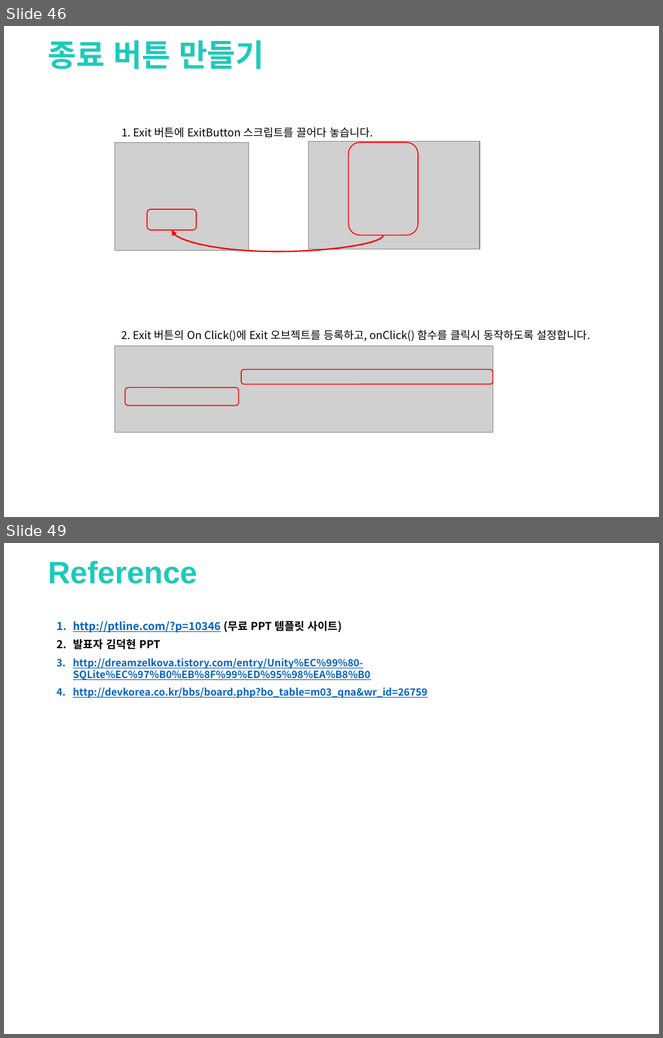
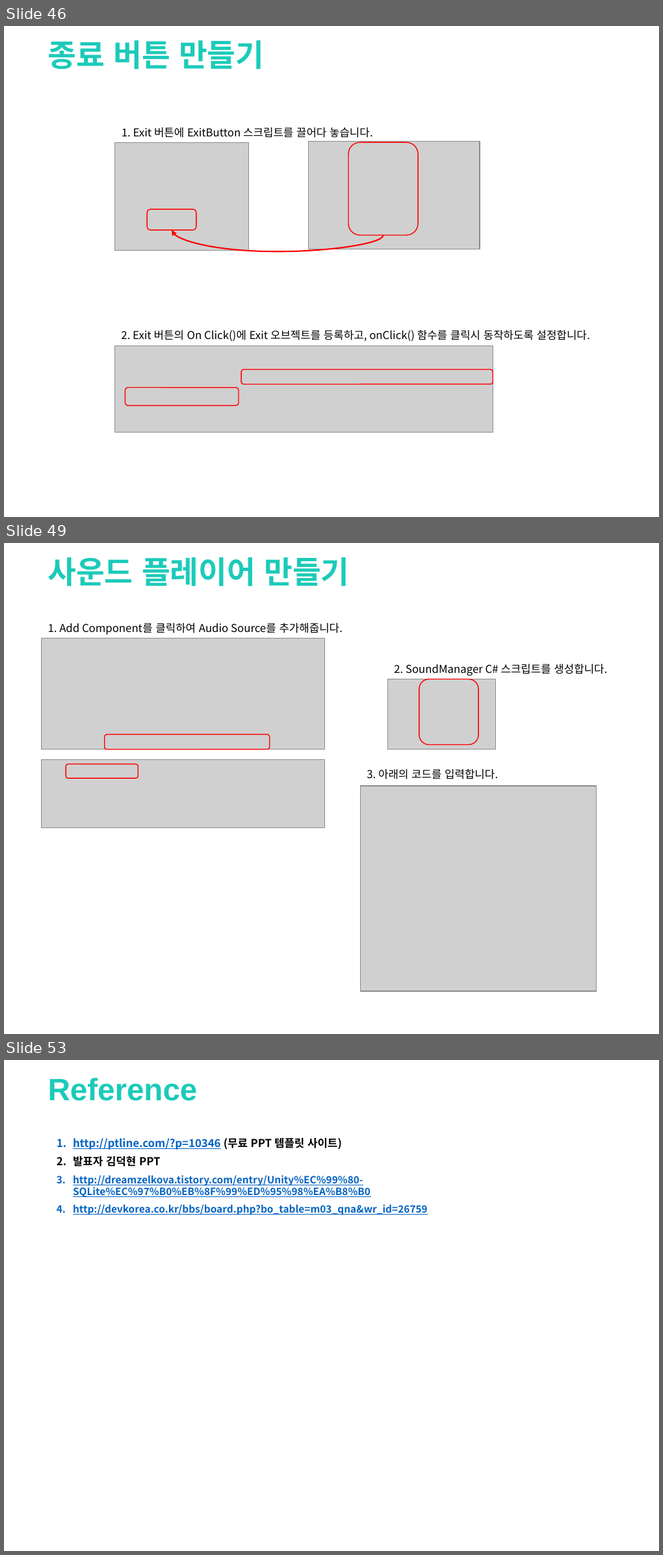
Before and after one commit to clianor/Unity-Final-Project, a slide deck: 기말과제.pptx. Shown one above the other, each under a label of ours: slides 46 and 49 before the commit, slides 46, 49 and 53 after it; the slides between them are not shown. The pictures are 663x1038 and 663x1555 pixels, drawn with LibreOffice and Linux fonts; fonts in the diff are those of the drawing; grey boxes stand for pictures; background and template pictures are left out. Boxes give left, top, right and bottom in pixels: in the first picture for what was removed or moved away, otherwise in the second. Text is boxed around its words. In the diff, an @@ line names an element or a change of style, - is before the commit and + after.

Commit message:
SoundManager Add

```diff
--- a/기말과제.pptx
+++ b/기말과제.pptx
@@ slide 49 added at [4, 543, 659, 1034], background picture (left out) @@
@@ text added at [48, 557, 349, 587], 34 pt, text #1CCAB9, bold @@
+사운드 플레이어 만들기
@@ picture added at [41, 638, 324, 750] @@
@@ text added at [48, 623, 343, 635], 12 pt, text #000000 @@
+1. Add Component를 클릭하여 Audio Source를 추가해줍니다.
@@ text added at [394, 664, 607, 676], 12 pt, text #000000 @@
+2. SoundManager C# 스크립트를 생성합니다.
@@ picture added at [388, 679, 496, 750] @@
@@ rounded rectangle added at [419, 679, 479, 745], outline #FF0000 1 pt @@
@@ rounded rectangle added at [105, 734, 270, 750], outline #FF0000 1 pt @@
@@ picture added at [41, 759, 324, 828] @@
@@ rounded rectangle added at [66, 765, 138, 779], outline #FF0000 1 pt @@
@@ text added at [367, 769, 498, 780], 12 pt, text #000000 @@
+3. 아래의 코드를 입력합니다.
@@ picture added at [360, 786, 596, 991] @@
@@ what was slide 49 is now slide 53 @@
```
Also in this commit, not shown: 1 slide changed, 4 other slides added, 1 slide removed, 18 other files.
